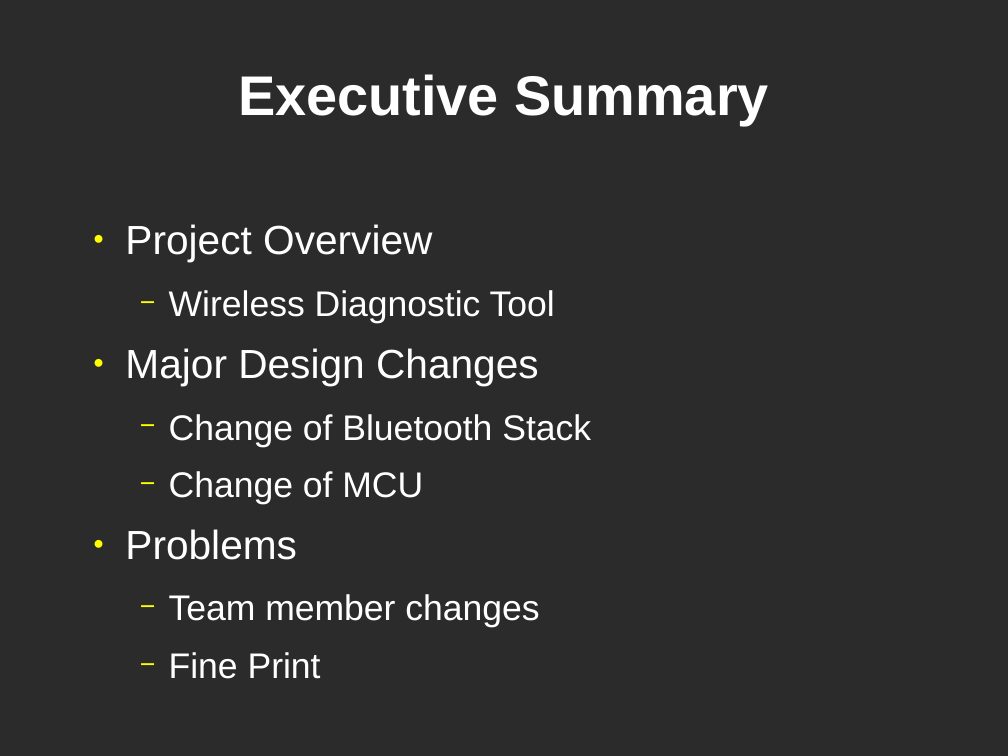
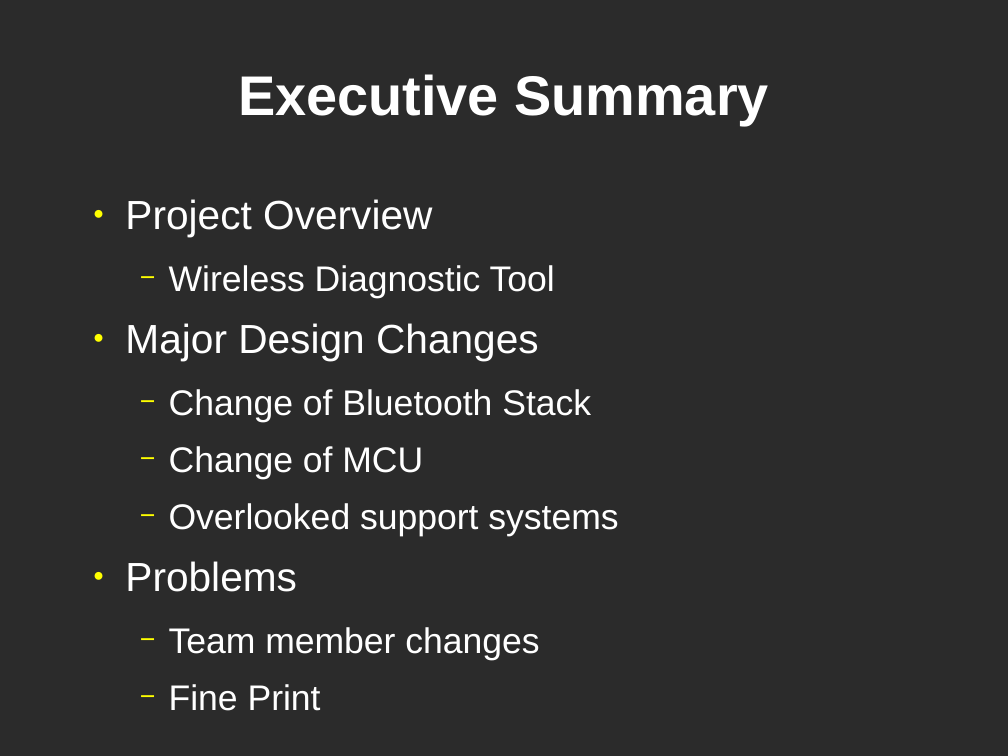
Before and after one commit to lordofhyphens/ece495a, a slide deck: slide 5 of forms/ProgressPresentation.odp. Drawn at 1008x756 pixels with LibreOffice and Linux fonts; fonts in the diff are those of the drawing; background and template pictures are left out; a plain dark background stands for a picture behind light text. Boxes give left, top, right and bottom in pixels: in the first picture for what was removed or moved away, otherwise in the second. Text is boxed around its words. In the diff, an @@ line names an element or a change of style, - is before the commit and + after.

```diff
--- a/forms/ProgressPresentation.odp
+++ b/forms/ProgressPresentation.odp
@@ text "Project Overview": place and size @@
-text "Project Overview" at [125,224,591,679]
+text "Project Overview" at [125,199,618,711]
@@ text at [169,503,618,536]: paragraph added @@
+  − Overlooked support systems
```
Also in this commit, not shown: 1 other slide changed, 3 slides added, 1 slide removed.
